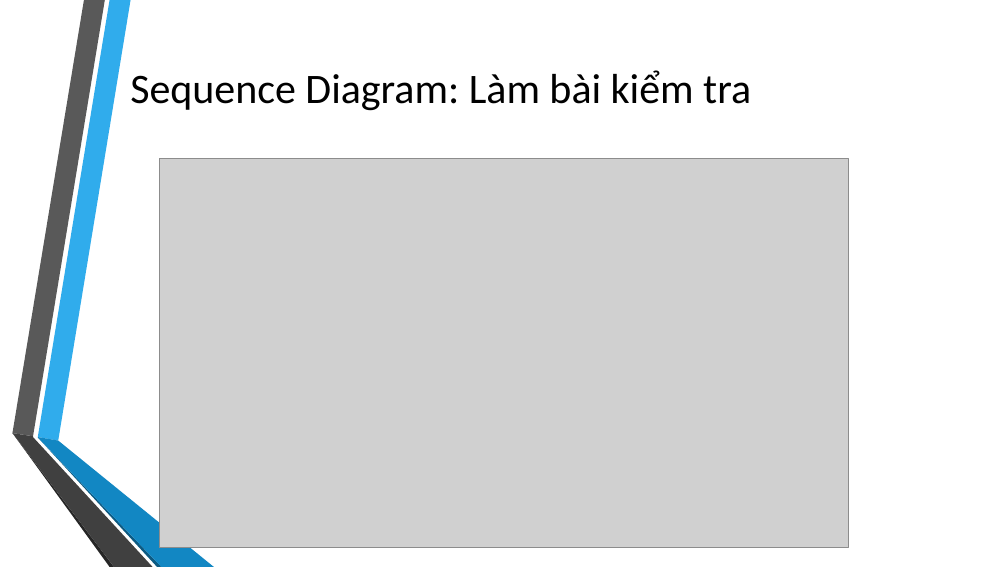
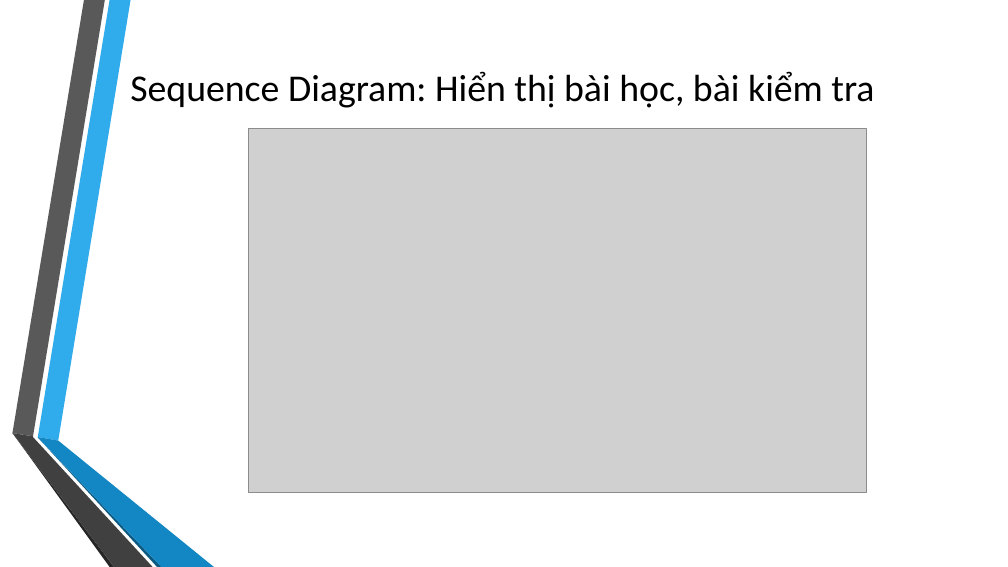
Before and after one commit to takiet60/SoftwareEngineering, a slide deck: slide 20 of CNPM.pptx (slide 18 before the commit). Drawn at 1008x567 pixels with LibreOffice and Linux fonts; fonts in the diff are those of the drawing; grey boxes stand for pictures; background and template pictures are left out. Boxes give left, top, right and bottom in pixels: in the first picture for what was removed or moved away, otherwise in the second. Text is boxed around its words. In the diff, an @@ line names an element or a change of style, - is before the commit and + after.

```diff
--- a/CNPM.pptx
+++ b/CNPM.pptx
@@ title at [130, 71, 874, 108]: text changed; size 40 to 36 pt @@
-Sequence Diagram: Làm bài kiểm tra
+Sequence Diagram: Hiển thị bài học, bài kiểm tra
@@ picture: place and size @@
-picture at [160, 159, 848, 547]
+picture at [248, 129, 866, 492]
```
Also in this commit, not shown: 4 other slides changed, 4 slides added, 1 other file.
